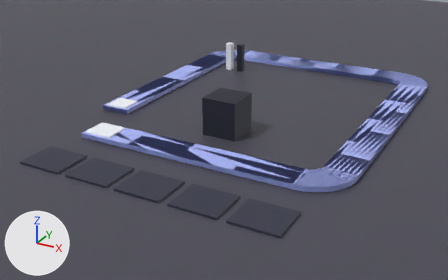
The glTF model assets/primitive_scene.glb as it was, and as the next commit left it.
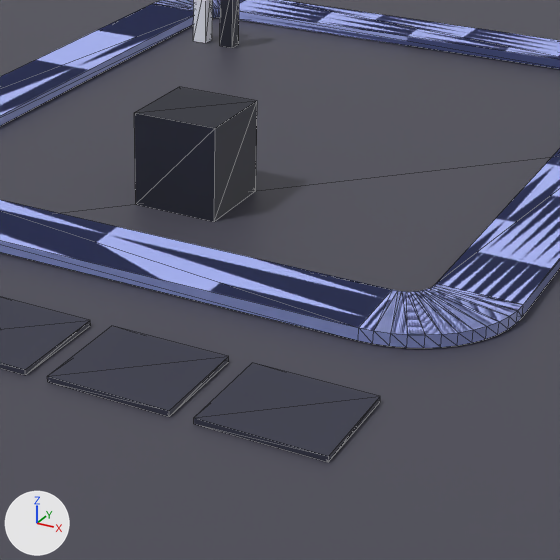
Old and new are each drawn whole from a 50 mm lens placed at (11.21, -20.66, 9.94), pointed at (-0.7, 0.99, -0.89) and again close up on the part from 33% to 83% of the width and 19% to 99% of the height. Arrows for +X, +Y and +Z are at lower left; the lights stay in place. The older version's two pictures come first. The close-ups show mesh edges as thin lines. Where no turn or scale is listed for an object, it has been applied to the vertices.

The first close-up shows 'Grid_Block_Dark', 'Grid_Block_Light', 'Ground_Plane', 'PigRunner_Pig_0_0_Body', 'Rail_Main_Instance_0000', 'Slot_2', 'Slot_3', 'Slot_4'.
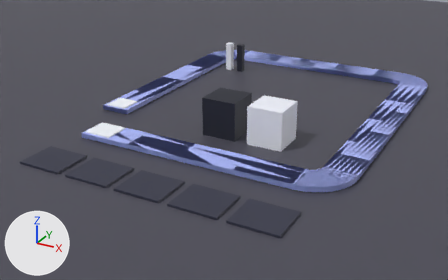
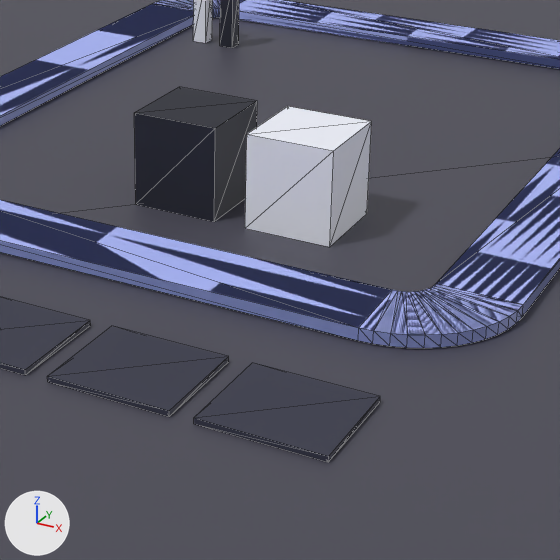
Commit message: Split the pig model into Pig_Light and Pig_Dark

Diff of the bpy script that builds the scene:
```diff
--- a/assets/primitive_scene.glb.py
+++ b/assets/primitive_scene.glb.py
@@ me_pig_mesh_002 @@
+me_pig_mesh_002.from_pydata(...)  # a box spanning x -0.73..0.73, y -0.73..0.73, z 0.0..1.58
+me_pig_mesh_002.materials.append(mat_light)  # white #f3f5ff
@@ ob_pig_light_pig_0_0_body @@
+ob_pig_light_pig_0_0_body = bpy.data.objects.new('Pig_Light_Pig_0_0_Body', me_pig_mesh_002)
+ob_pig_light_pig_0_0_body.location = (2.0, 0.0, 0.0)
```

Location of each change, [x1, y1, x2, y2] in pixels of the close-ups (560 x 560 px):
'Pig_Light_Pig_0_0_Body', added: after [245, 106, 372, 247]
